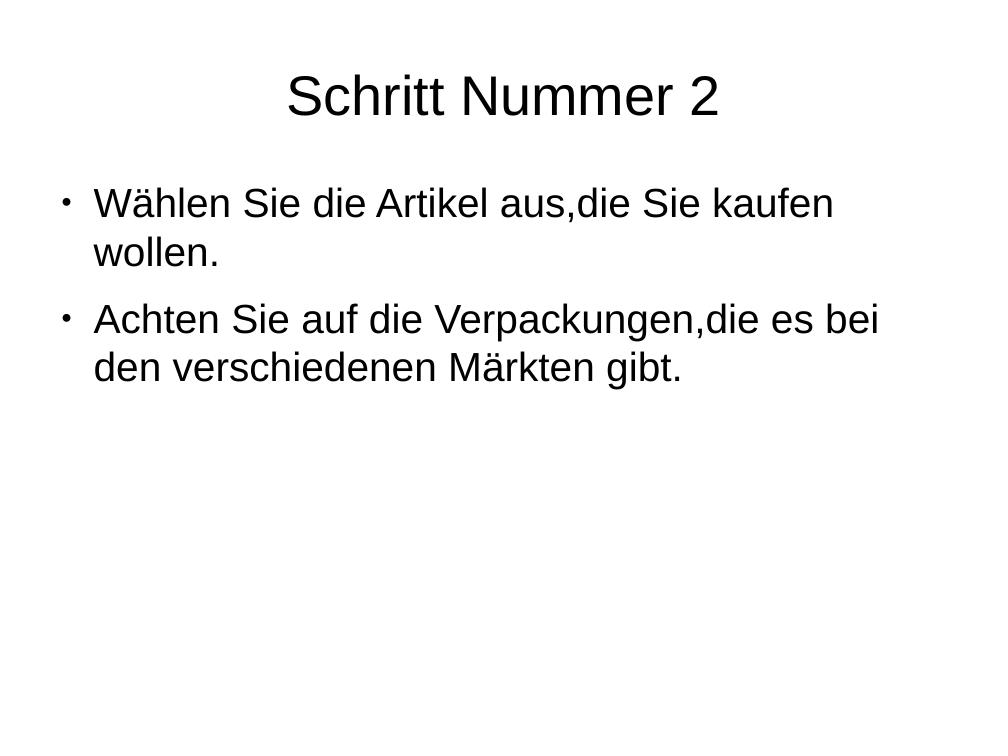
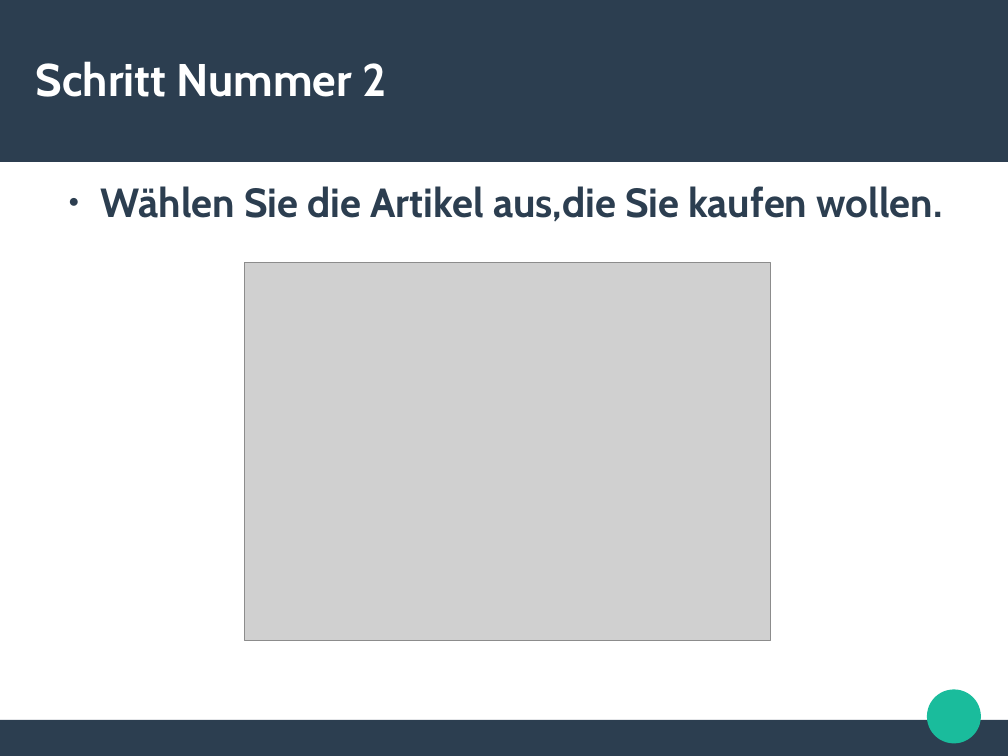
Before and after one commit to jenskuespert/KGSSB, a slide deck: slide 3 of SEB/Die_Einkaufsberater.odp. Drawn at 1008x756 pixels with LibreOffice and Linux fonts; fonts in the diff are those of the drawing; grey boxes stand for pictures. Boxes give left, top, right and bottom in pixels: in the first picture for what was removed or moved away, otherwise in the second. Text is boxed around its words. In the diff, an @@ line names an element or a change of style, - is before the commit and + after.

```diff
--- a/SEB/Die_Einkaufsberater.odp
+++ b/SEB/Die_Einkaufsberater.odp
@@ rectangle added at (x1=0, y1=0, x2=1008, y2=162), fill #2C3E50 @@
@@ title "Schritt Nummer 2" moved from (x1=286, y1=74, x2=721, y2=116) to (x1=36, y1=61, x2=386, y2=97) @@
@@ title "Schritt Nummer 2" at (x1=36, y1=61, x2=386, y2=97): size 44 to 36 pt, font Arial to Cabin, text colour #000000 to #FFFFFF, bold on; alignment centre to left @@
@@ text "Wählen Sie die Artikel aus,die ..." moved from (x1=94, y1=187, x2=879, y2=389) to (x1=101, y1=186, x2=943, y2=222) @@
@@ text "Wählen Sie die Artikel aus,die ..." at (x1=101, y1=186, x2=943, y2=222): font Arial to Cabin, text colour #000000 to #2C3E50, bold on; bullet colour #000000 to #2C3E50 @@
@@ picture added at (x1=245, y1=263, x2=771, y2=641) @@
@@ text at (x1=94, y1=303, x2=879, y2=389): paragraph removed @@
-● Achten Sie auf die Verpackungen,die es bei den verschiedenen Märkten gibt.
@@ ellipse added at (x1=928, y1=690, x2=981, y2=744), fill #1ABC9C @@
@@ rectangle added at (x1=0, y1=720, x2=1008, y2=756), fill #2C3E50 @@
```
Also in this commit, not shown: 3 other slides changed, 1 other file.
